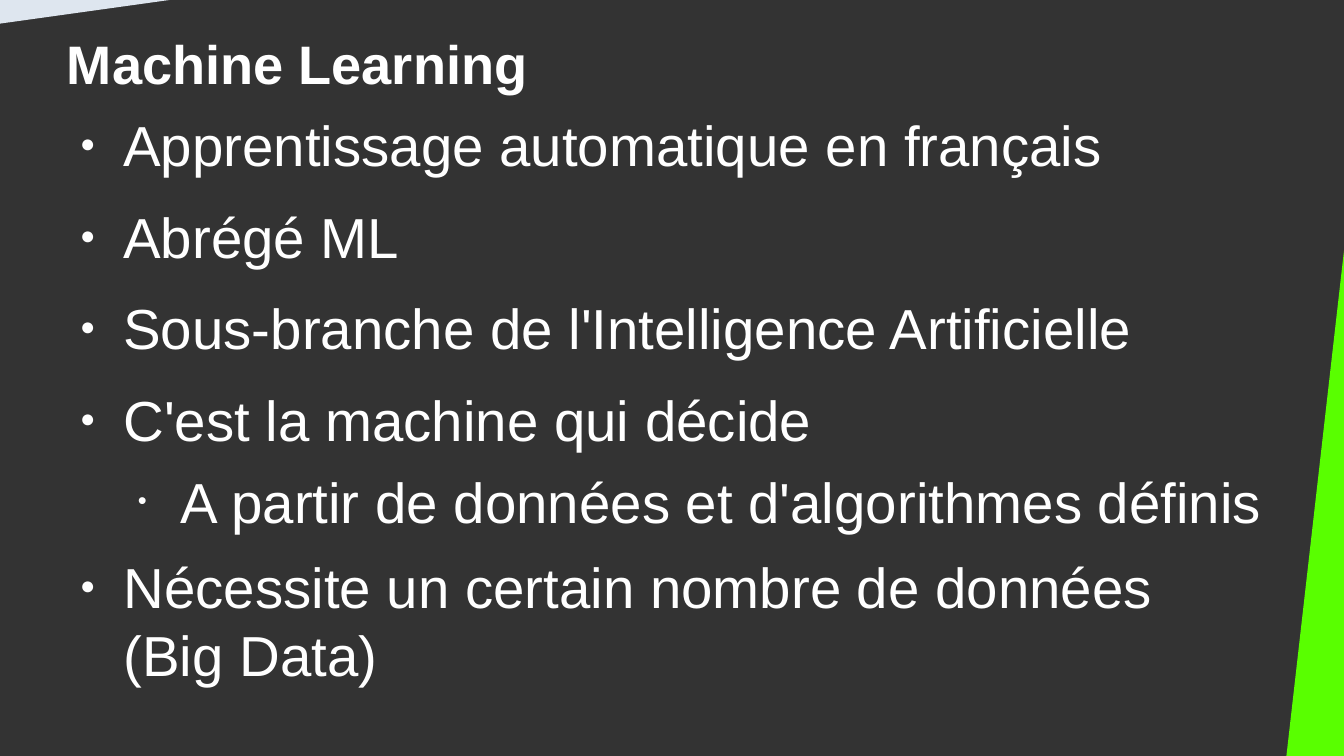
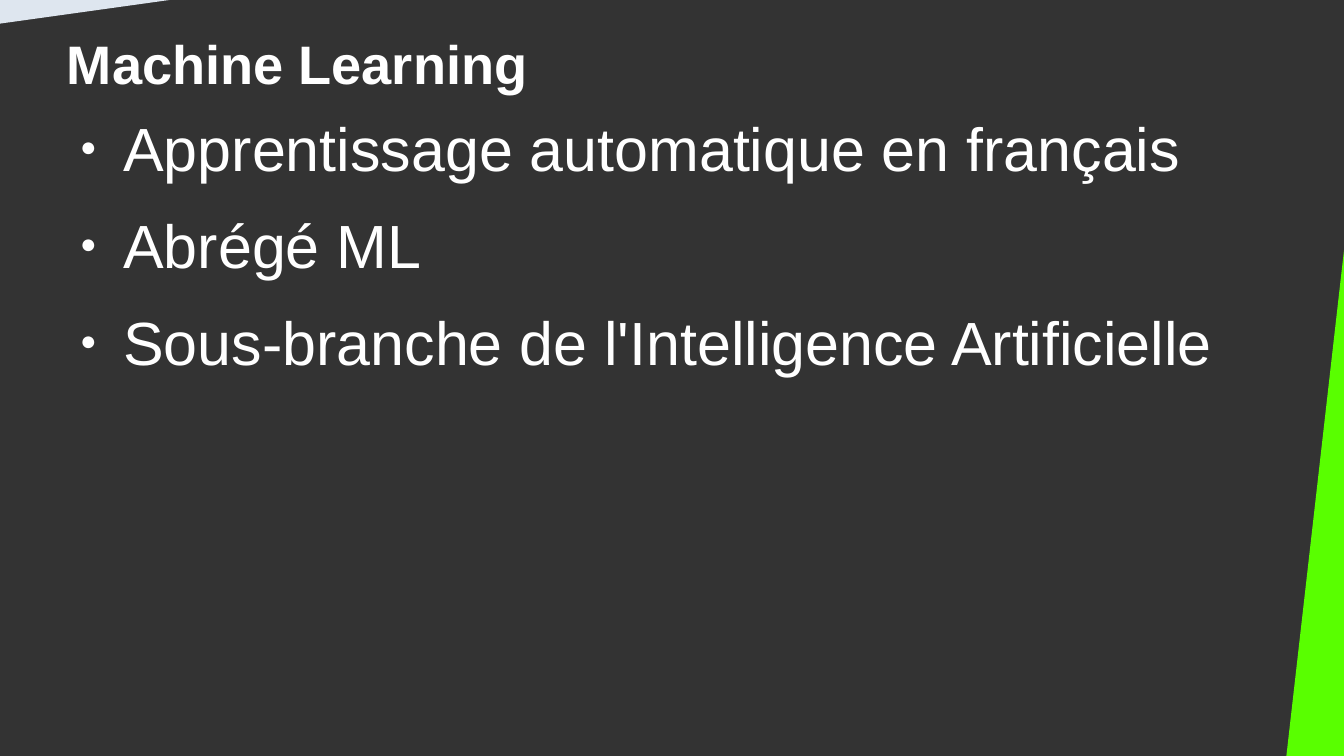
Before and after one commit to DanYellow/cours, a slide deck: slide 4 of big-data-s4/travaux-pratiques/numero-6/presentation.odp. Drawn at 1344x756 pixels with LibreOffice and Linux fonts; fonts in the diff are those of the drawing. Boxes give left, top, right and bottom in pixels: in the first picture for what was removed or moved away, otherwise in the second. Text is boxed around its words. In the diff, an @@ line names an element or a change of style, - is before the commit and + after.

Commit message:
Update big-data course

```diff
--- a/big-data-s4/travaux-pratiques/numero-6/presentation.odp
+++ b/big-data-s4/travaux-pratiques/numero-6/presentation.odp
@@ text "Apprentissage automatique en français" at (123,127,1212,376): size 33.3 to 36 pt @@
@@ text at (123,399,1261,686): paragraphs removed @@
-● C'est la machine qui décide
-  • A partir de données et d'algorithmes définis
-● Nécessite un certain nombre de données (Big Data)
```
Also in this commit, not shown: 27 other slides changed, 2 slides added, 5 other files.
